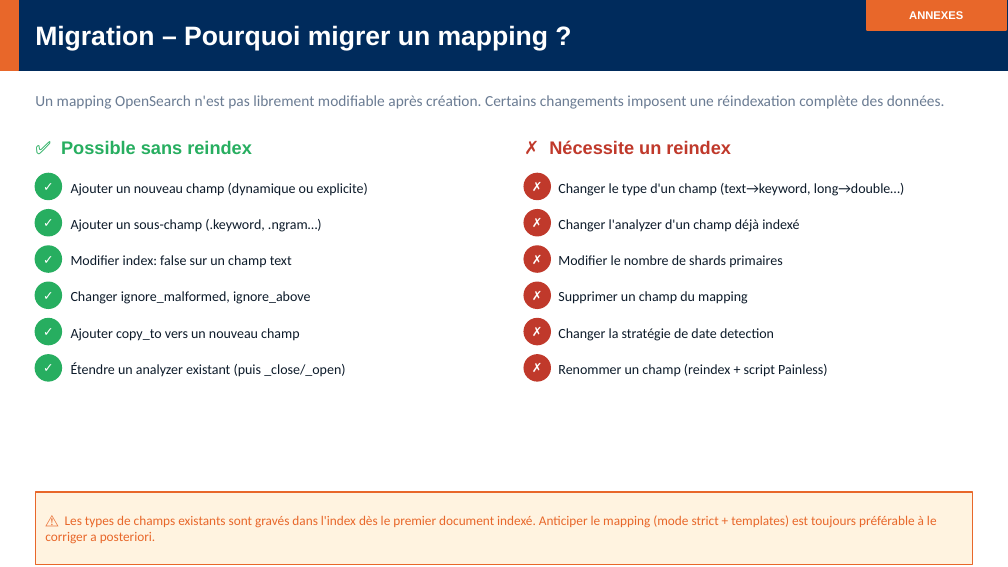
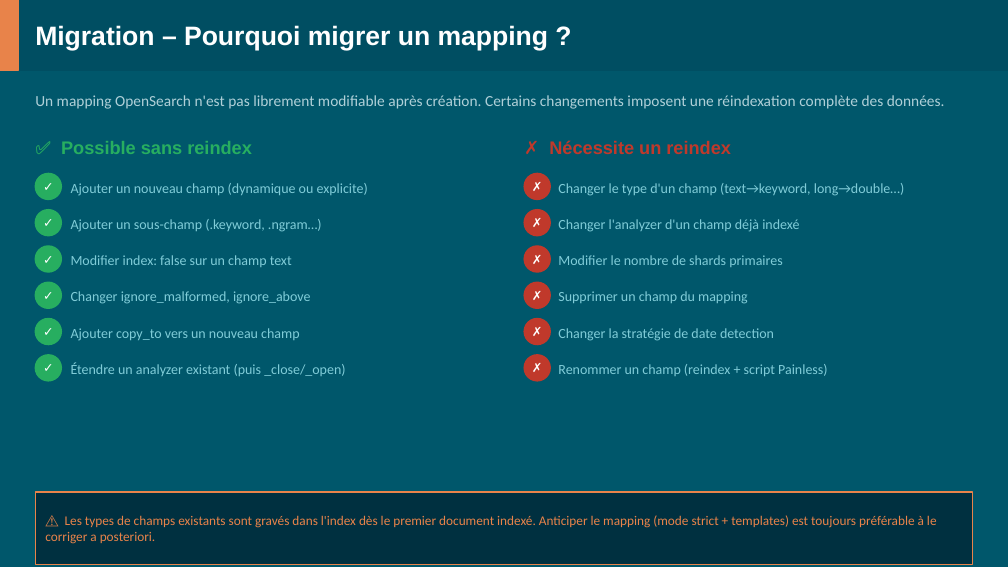
Before and after one commit to dthibau/opensearch, a slide deck: slide 69 of opensearch.pptx (slide 57 before the commit). Drawn at 1008x567 pixels with LibreOffice and Linux fonts; fonts in the diff are those of the drawing. Boxes give left, top, right and bottom in pixels: in the first picture for what was removed or moved away, otherwise in the second. Text is boxed around its words. In the diff, an @@ line names an element or a change of style, - is before the commit and + after.

```diff
--- a/opensearch.pptx
+++ b/opensearch.pptx
@@ background #FFFFFF to #00576B @@
@@ rectangle at bbox=[0, 0, 1008, 71]: fill #002B5C to #004E62; outline #002B5C 1 pt to #004E62 1 pt @@
@@ rectangle at bbox=[0, 0, 18, 71]: fill #E8672A to #E8834A; outline #E8672A 1 pt to #E8834A 1 pt @@
@@ rectangle removed at bbox=[867, 0, 1006, 30] @@
@@ text removed at bbox=[909, 11, 963, 19] @@
-ANNEXES
@@ text "Un mapping OpenSearch n'est pas ..." at bbox=[35, 95, 945, 109]: text colour #6B7C93 to #B0D0D8 @@
@@ text colour #0D1B2A to #80CCD8 in 12 elements at bbox=[71, 183, 368, 195], bbox=[71, 219, 322, 232], bbox=[71, 255, 292, 267], bbox=[71, 291, 310, 304], bbox=[71, 328, 299, 340], bbox=[71, 362, 345, 376], bbox=[558, 183, 904, 196], bbox=[558, 219, 799, 232], bbox=[558, 255, 783, 267], bbox=[558, 291, 748, 304], bbox=[558, 328, 774, 341], bbox=[558, 364, 827, 376] @@
@@ rectangle at bbox=[35, 492, 973, 564]: fill #FFF3E0 to #003040; outline #E8672A 1 pt to #E8834A 1 pt @@
@@ text "⚠ Les types de champs ..." at bbox=[45, 515, 937, 544]: text colour #E8672A to #E8834A @@
```
Also in this commit, not shown: 54 other slides changed, 130 slides added, 8 slides removed, 50 other files.
